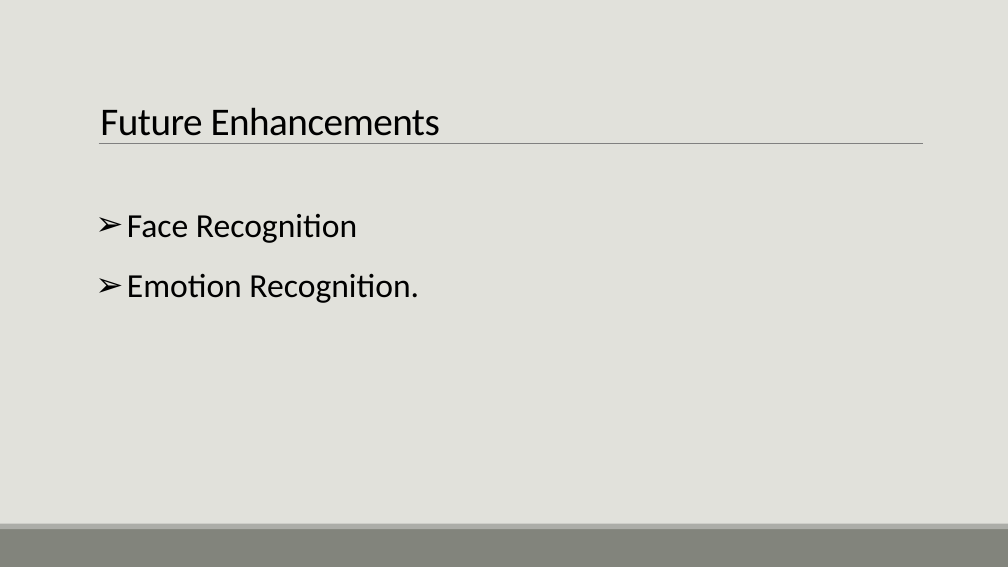
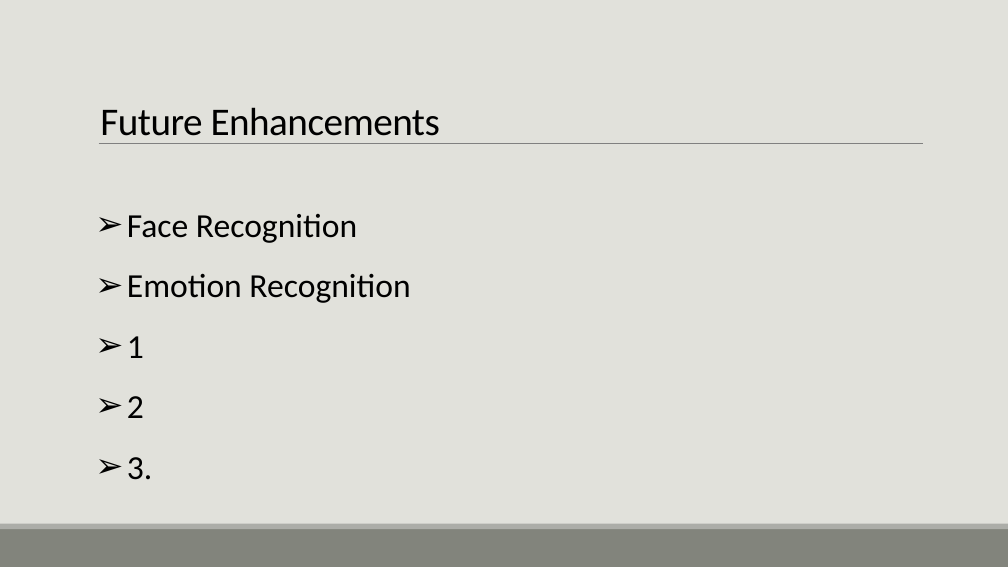
Before and after one commit to boomeswar/spring2, a slide deck: slide 8 of inlustro-project (2).pptx. Drawn at 1008x567 pixels with LibreOffice and Linux fonts; fonts in the diff are those of the drawing. Boxes give left, top, right and bottom in pixels: in the first picture for what was removed or moved away, otherwise in the second. Text is boxed around its words. In the diff, an @@ line names an element or a change of style, - is before the commit and + after.

Commit message:
updated ppt

```diff
--- a/inlustro-project (2).pptx
+++ b/inlustro-project (2).pptx
@@ text at bbox=[127, 273, 410, 480]: text changed @@
-➢ Emotion Recognition.
+➢ Emotion Recognition
+➢ 1
+➢ 2
+➢ 3.
```
